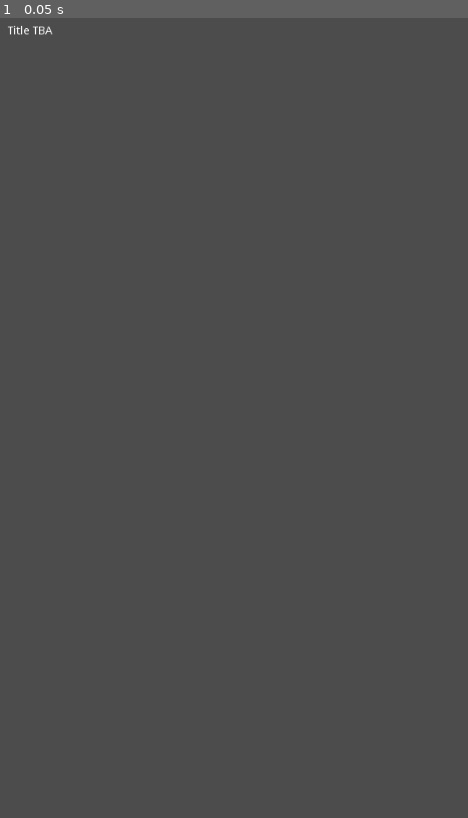
Above: before the commit, frame 1.
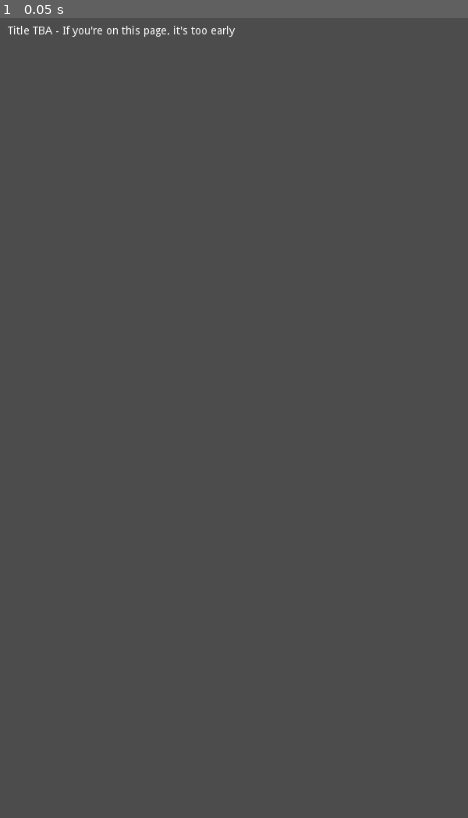
Above: after the commit, the same moment.

Repository: somedumbfox/GameJam-2022
Game: Godot game, scene res://Levels/Menu/MainMenu.tscn
Same seed, same stepped clock (60 frames per second), same inputs: the game is played once before the commit and once after it. The project has no main scene, so this scene is started directly.
Inputs:
- Up to frame 1 (0.05 s): no input

The runs differ from the first frame. In frame 1, 0.2% of the frame differs, in the area x 11-51%, y 1-3%.

Commit message:
trigger build

Diff:
--- a/Game/Levels/Menu/MainMenu.tscn
+++ b/Game/Levels/Menu/MainMenu.tscn
@@ -7,9 +7,9 @@
 [node name="RichTextLabel" type="RichTextLabel" parent="CanvasLayer"]
 margin_left = 10.0
 margin_top = 10.0
-margin_right = 255.0
+margin_right = 582.0
 margin_bottom = 40.0
-text = "Title TBA"
+text = "Title TBA - If you're on this page, it's too early"
 
 [node name="Camera2D" type="Camera2D" parent="."]
 anchor_mode = 0
